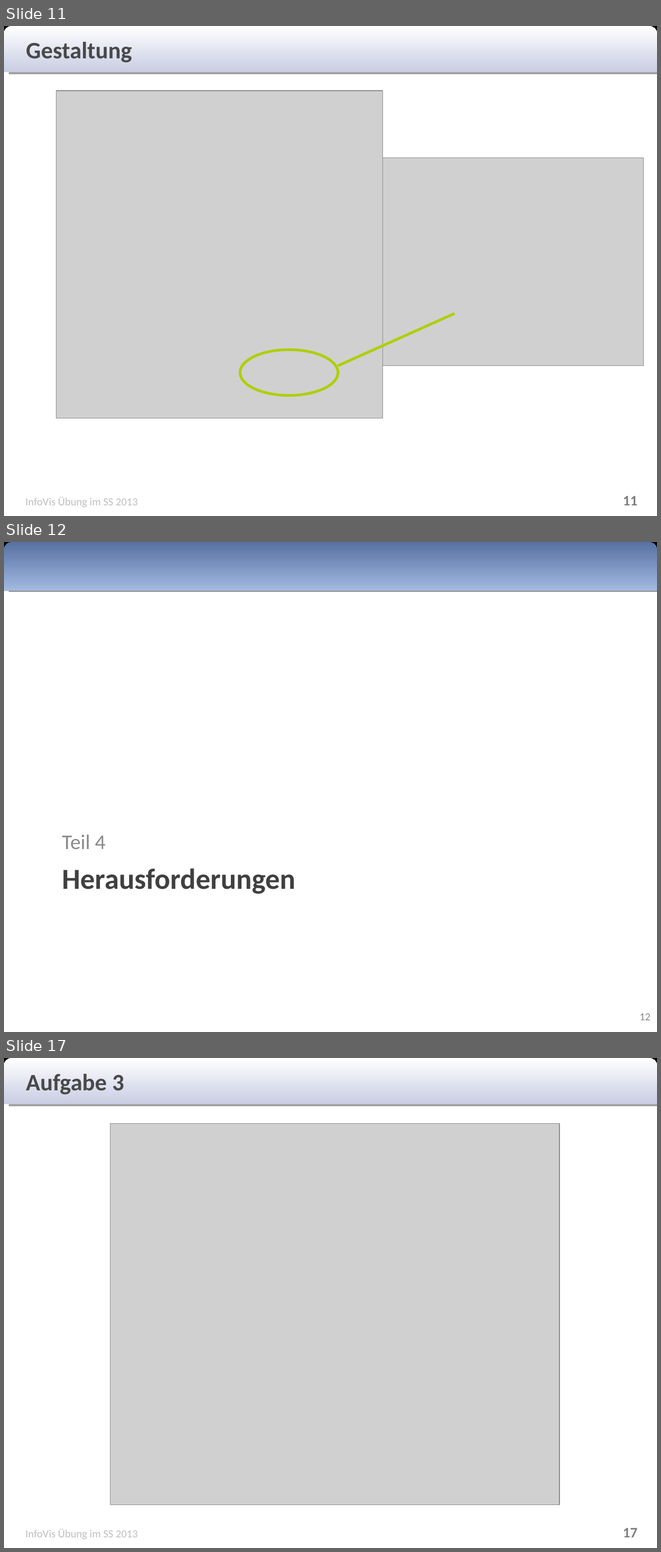
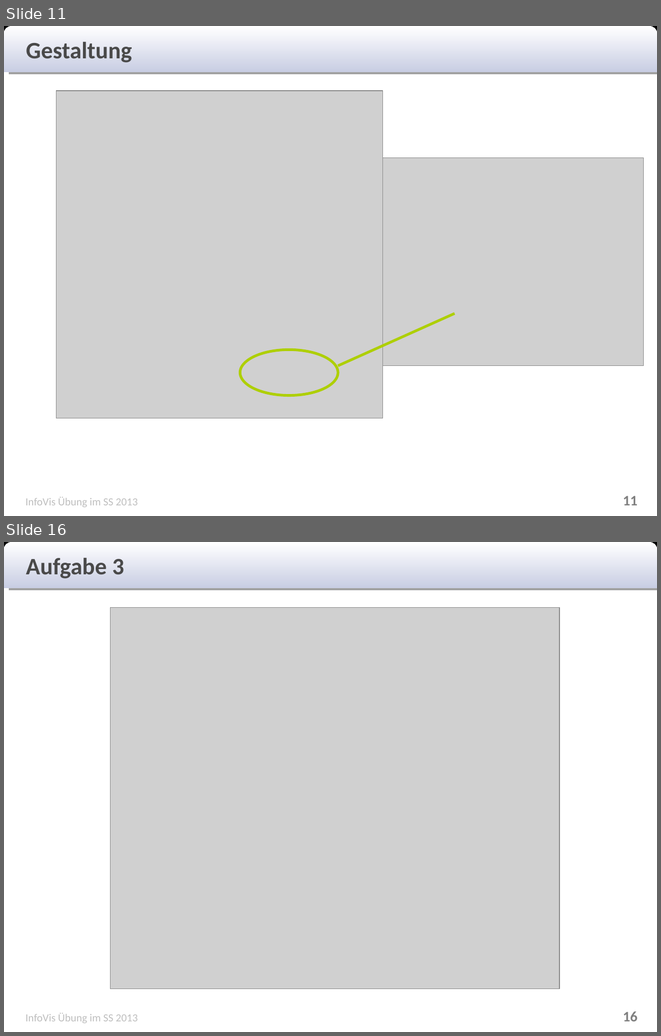
Before and after one commit to Rajikarubijua/bushumappu, a slide deck: presentation/zwischenpräsentation.odp. Shown one above the other, each under a label of ours: slides 11, 12 and 17 before the commit, slides 11 and 16 after it; the slides between them are not shown. The pictures are 661x1552 and 661x1036 pixels, drawn with LibreOffice and Linux fonts; fonts in the diff are those of the drawing; grey boxes stand for pictures. Boxes give left, top, right and bottom in pixels: in the first picture for what was removed or moved away, otherwise in the second. Text is boxed around its words. In the diff, an @@ line names an element or a change of style, - is before the commit and + after.

```diff
--- a/presentation/zwischenpräsentation.odp
+++ b/presentation/zwischenpräsentation.odp
@@ slide 12 removed at <box>4,542,657,1032</box>, background #FFFFFF @@
@@ rectangle removed at <box>4,542,657,591</box> @@
@@ freeform shape removed at <box>4,542,657,591</box> @@
@@ text removed at <box>62,835,106,849</box> @@
-Teil 4
@@ text removed at <box>62,868,295,894</box> @@
-Herausforderungen
@@ page number removed at <box>639,1013,651,1020</box> @@
-12
@@ what was slide 17 is now slide 16 @@
@@ page number at <box>623,1011,638,1021</box>: text changed @@
-17
+16
```
Also in this commit, not shown: 3 slides changed, 1 slide added, 1 other slide removed.
